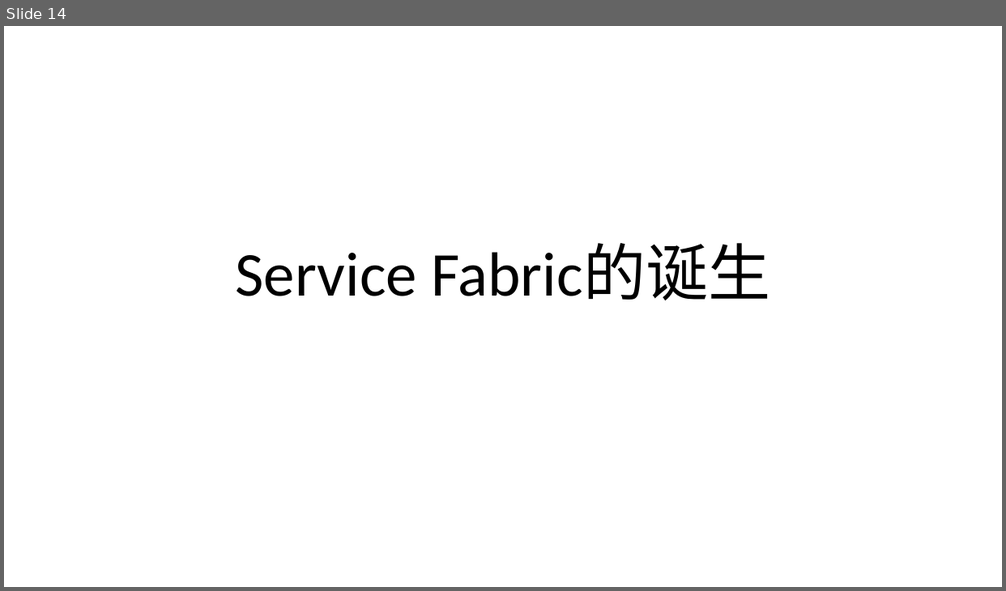
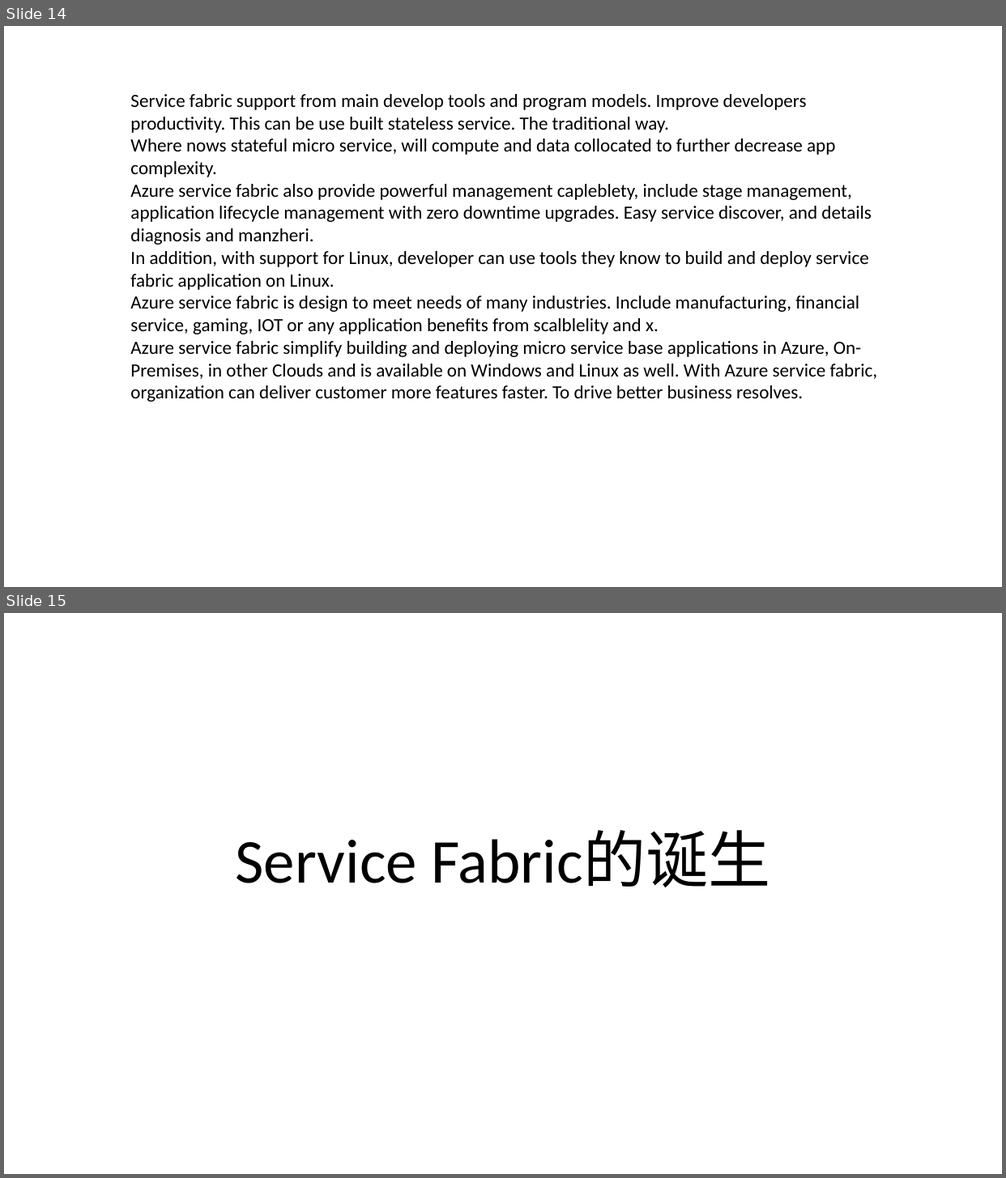
Before and after one commit to FredJiangFei/MyDocuments, a slide deck: 工作/Service Fabric/Service Fabric.pptx. Shown one above the other, each under a label of ours: slide 14 before the commit, slides 14 and 15 after it. The pictures are 1006x591 and 1006x1178 pixels, drawn with LibreOffice and Linux fonts; fonts in the diff are those of the drawing. Boxes give left, top, right and bottom in pixels: in the first picture for what was removed or moved away, otherwise in the second. Text is boxed around its words. In the diff, an @@ line names an element or a change of style, - is before the commit and + after.

```diff
--- a/工作/Service Fabric/Service Fabric.pptx
+++ b/工作/Service Fabric/Service Fabric.pptx
@@ slide 14 added at bbox=[4, 26, 1002, 587], background #FFFFFF @@
@@ text added at bbox=[130, 94, 878, 402], 18 pt, text #000000 @@
+Service fabric support from main develop tools and program models. Improve developers productivity. This can be use built stateless service. The traditional way.
+Where nows stateful micro service, will compute and data collocated to further decrease app complexity.
+Azure service fabric also provide powerful management capleblety, include stage management, application lifecycle management with zero downtime upgrades. Easy service discover, and details diagnosis and manzheri.
+In addition, with support for Linux, developer can use tools they know to build and deploy service fabric application on Linux.
+Azure service fabric is design to meet needs of many industries. Include manufacturing, financial service, gaming, IOT or any application benefits from scalblelity and x.
+Azure service fabric simplify building and deploying micro service base applications in Azure, On-Premises, in other Clouds and is available on Windows and Linux as well. With Azure service fabric, organization can deliver customer more features faster. To drive better business resolves.
@@ what was slide 14 is now slide 15 @@
```
Also in this commit, not shown: 6 slides changed, 6 other slides added, 6 slides removed.
